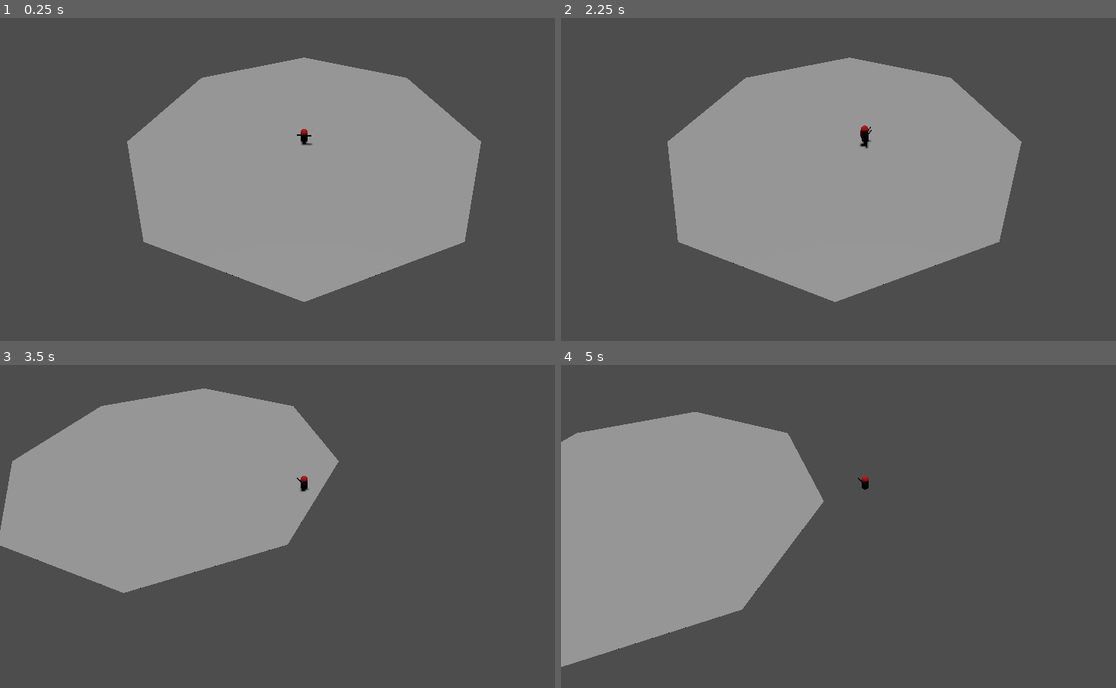
Above: before the commit, frames 1-4 (two rows, left to right).
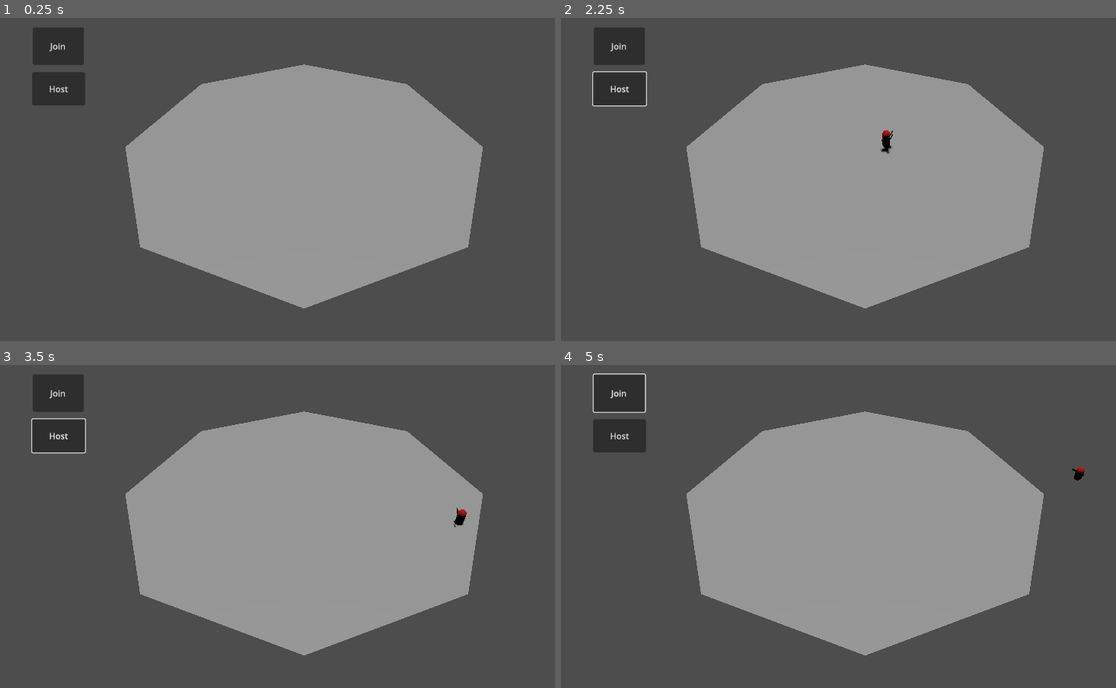
Above: after the commit, the same moments.

Repository: SABECK1/wk
Game: Godot game, scene res://src/Menu/MainMenu.tscn
Same seed, same stepped clock (60 frames per second), same inputs: the game is played once before the commit and once after it. Before the commit the project starts from res://src/level.tscn.
Inputs (mouse positions are in pixels of both pictures, inside the frame that each line leads up to):
- Up to frame 1 (0.25 s): no input
- Up to frame 2 (2.25 s): click (622, 47) at 0.5 s, where only the run after the commit has a clickable "Join"; click (622, 89) at 1.25 s, where only the run after the commit has a clickable "Host"; move the mouse to (999, 173) at 2.02 s; hold D (ui_right) from 2.03 s (still down); tap E (ability_e) at 2.1 s
- Up to frame 3 (3.5 s): move the mouse to (183, 552) at 2.77 s; release D (ui_right) at 2.78 s; hold S (ui_down) from 2.78 s (still down); tap Q (ability_q) at 2.85 s
- Up to frame 4 (5 s): move the mouse to (927, 461) at 3.52 s; release S (ui_down) at 3.53 s; hold D (ui_right) 3.53-4.28 s; tap E (ability_e) at 3.6 s; move the mouse to (832, 604) at 4.27 s; hold W (ui_up) from 4.28 s (still down); tap Q (ability_q) at 4.35 s

The runs differ from the first frame. In frame 1, 4.7% of the frame differs, in the area x 5-87%, y 3-90%; in frame 2, 8.9%; in frame 3, 38%; in frame 4, 47%, in the area x 0-95%, y 2-94%.

Commit message:
Functioning Multiplayer

Diff:
--- a/project.godot
+++ b/project.godot
@@ -11,7 +11,7 @@
 [application]
 
 config/name="Witcher's Kettle"
-run/main_scene="res://src/level.tscn"
+run/main_scene="res://src/Menu/MainMenu.tscn"
 config/features=PackedStringArray("4.2", "Forward Plus")
 config/icon="res://icon.svg"
 
--- /dev/null
+++ b/src/Menu/MainMenu.gd
@@ -0,0 +1,28 @@
+extends Control
+
+const SERVER_PORT = 8080
+const SERVER_IP = "127.0.0.1"
+var peer = ENetMultiplayerPeer.new()
+@export var main_scene: PackedScene
+
+
+func _on_host_pressed():
+	peer.create_server(SERVER_PORT)
+	multiplayer.multiplayer_peer = peer
+	multiplayer.peer_connected.connect(_add_player)
+	multiplayer.peer_disconnected.connect(_del_player)
+	_add_player(1)
+
+func _add_player(id: int):
+	print("Player %s joined the game!" % id)
+	var player = main_scene.instantiate()
+	player.name = str(id)
+	var lvls = get_node("/root/Game/Levels")
+	lvls.add_child(player)
+
+func _del_player(id: int):
+	print("Player %s left the game!" % id)
+
+func _on_join_pressed():
+	peer.create_client(SERVER_IP, SERVER_PORT)
+	multiplayer.multiplayer_peer = peer
--- /dev/null
+++ b/src/Menu/MainMenu.tscn
@@ -0,0 +1,59 @@
+[gd_scene load_steps=3 format=3 uid="uid://blxonpuumhciy"]
+
+[ext_resource type="Script" path="res://src/Menu/MainMenu.gd" id="1_4epyi"]
+[ext_resource type="PackedScene" uid="uid://bahg8piforqi1" path="res://src/level.tscn" id="2_luxqi"]
+
+[node name="Game" type="Node3D"]
+
+[node name="MainMenu" type="Control" parent="."]
+layout_mode = 3
+anchors_preset = 15
+anchor_right = 1.0
+anchor_bottom = 1.0
+grow_horizontal = 2
+grow_vertical = 2
+script = ExtResource("1_4epyi")
+main_scene = ExtResource("2_luxqi")
+
+[node name="Join" type="Button" parent="MainMenu"]
+layout_mode = 1
+anchors_preset = -1
+anchor_left = 0.03
+anchor_top = 0.038
+anchor_right = 0.03
+anchor_bottom = 0.038
+offset_left = 27.44
+offset_top = -6.624
+offset_right = 124.44
+offset_bottom = 64.376
+text = "Join"
+
+[node name="Host" type="Button" parent="MainMenu"]
+layout_mode = 0
+offset_left = 61.0
+offset_top = 103.0
+offset_right = 161.0
+offset_bottom = 166.0
+text = "Host"
+
+[node name="MultiplayerSpawner" type="MultiplayerSpawner" parent="MainMenu"]
+_spawnable_scenes = PackedStringArray("res://src/level.tscn")
+spawn_path = NodePath("../../Levels")
+
+[node name="Levels" type="Node3D" parent="."]
+
+[node name="Ground" type="CSGCylinder3D" parent="Levels"]
+use_collision = true
+radius = 24.0
+height = 0.002
+
+[node name="Sun" type="DirectionalLight3D" parent="Levels"]
+transform = Transform3D(1, 0, 0, 0, 1.31134e-07, 1, 0, -1, 1.31134e-07, 0, 25, 0)
+shadow_enabled = true
+
+[node name="MainCam" type="Camera3D" parent="Levels"]
+transform = Transform3D(-1, -8.74228e-08, 0, -6.35192e-08, 0.726575, 0.687087, -6.00671e-08, 0.687087, -0.726575, 0, 32.973, -43)
+fov = 46.1
+
+[connection signal="pressed" from="MainMenu/Join" to="MainMenu" method="_on_join_pressed"]
+[connection signal="pressed" from="MainMenu/Host" to="MainMenu" method="_on_host_pressed"]
--- a/src/Player/player.gd
+++ b/src/Player/player.gd
@@ -2,6 +2,7 @@
 const RAY_LENGTH = 2000
 var ray_origin = Vector3()
 var ray_target = Vector3()
+@onready var cam = get_node("/root/Game/Levels/MainCam")
 
 var blink = load_ability("Blink", "ability_q", 10.0)
 var ghost = load_ability("Ghost", "ability_e", 2.0)
@@ -16,13 +17,15 @@
 			if InputMap.action_has_event(action, event):
 				for ability in abilities:
 					if ability.get_trigger() == action:
+						if not is_multiplayer_authority():
+							return
 						ability.use_ability(self, get_cursor())
 
 func get_cursor():
 	#	Get Mousepos as Target Ray
 	var mouse_pos = get_viewport().get_mouse_position()
-	ray_origin = $MainCam.project_ray_origin(mouse_pos)
-	ray_target = ray_origin + $MainCam.project_ray_normal(mouse_pos) * RAY_LENGTH
+	ray_origin = cam.project_ray_origin(mouse_pos)
+	ray_target = ray_origin + cam.project_ray_normal(mouse_pos) * RAY_LENGTH
 
 #	New Ray Object for Cursor Collision with World
 	var ray_query = PhysicsRayQueryParameters3D.create(ray_origin, ray_target)
@@ -36,6 +39,8 @@
 var speed = PlayerVariables.speed
 
 func _physics_process(delta):
+	if not is_multiplayer_authority():
+		return
 	var mouse_coordinates = get_cursor()
 
 	var input_dir := Input.get_vector("ui_left", "ui_right", "ui_up", "ui_down")
--- /dev/null
+++ b/src/level.gd
@@ -0,0 +1,4 @@
+extends Node3D
+
+func _enter_tree():
+	set_multiplayer_authority(name.to_int())
--- a/src/level.tscn
+++ b/src/level.tscn
@@ -1,5 +1,6 @@
-[gd_scene load_steps=6 format=3 uid="uid://bahg8piforqi1"]
+[gd_scene load_steps=8 format=3 uid="uid://bahg8piforqi1"]
 
+[ext_resource type="Script" path="res://src/level.gd" id="1_ioewp"]
 [ext_resource type="Script" path="res://src/Player/Player.gd" id="1_nqus4"]
 
 [sub_resource type="CapsuleMesh" id="CapsuleMesh_iupbm"]
@@ -12,12 +13,16 @@
 [sub_resource type="StandardMaterial3D" id="StandardMaterial3D_0g4wi"]
 albedo_color = Color(0, 0, 0, 1)
 
+[sub_resource type="SceneReplicationConfig" id="SceneReplicationConfig_rfjox"]
+properties/0/path = NodePath("Player:position")
+properties/0/spawn = true
+properties/0/replication_mode = 1
+properties/1/path = NodePath("Player:rotation")
+properties/1/spawn = true
+properties/1/replication_mode = 1
+
 [node name="Level" type="Node3D"]
-
-[node name="Ground" type="CSGCylinder3D" parent="."]
-use_collision = true
-radius = 24.0
-height = 0.002
+script = ExtResource("1_ioewp")
 
 [node name="Player" type="CharacterBody3D" parent="."]
 transform = Transform3D(-1, 0, -8.74228e-08, 0, 1, 0, 8.74228e-08, 0, -1, 0, 1.02719, 0)
@@ -35,10 +40,5 @@
 skeleton = NodePath("../..")
 surface_material_override/0 = SubResource("StandardMaterial3D_0g4wi")
 
-[node name="MainCam" type="Camera3D" parent="Player"]
-transform = Transform3D(1, -1.38931e-08, -1.81059e-08, 2.26267e-08, 0.707107, 0.707107, 2.97886e-09, -0.707107, 0.707107, -3.75918e-06, 32.9728, 43)
-fov = 46.1
-
-[node name="Sun" type="DirectionalLight3D" parent="."]
-transform = Transform3D(1, 0, 0, 0, 1.31134e-07, 1, 0, -1, 1.31134e-07, 0, 25, 0)
-shadow_enabled = true
+[node name="MultiplayerSynchronizer" type="MultiplayerSynchronizer" parent="."]
+replication_config = SubResource("SceneReplicationConfig_rfjox")
